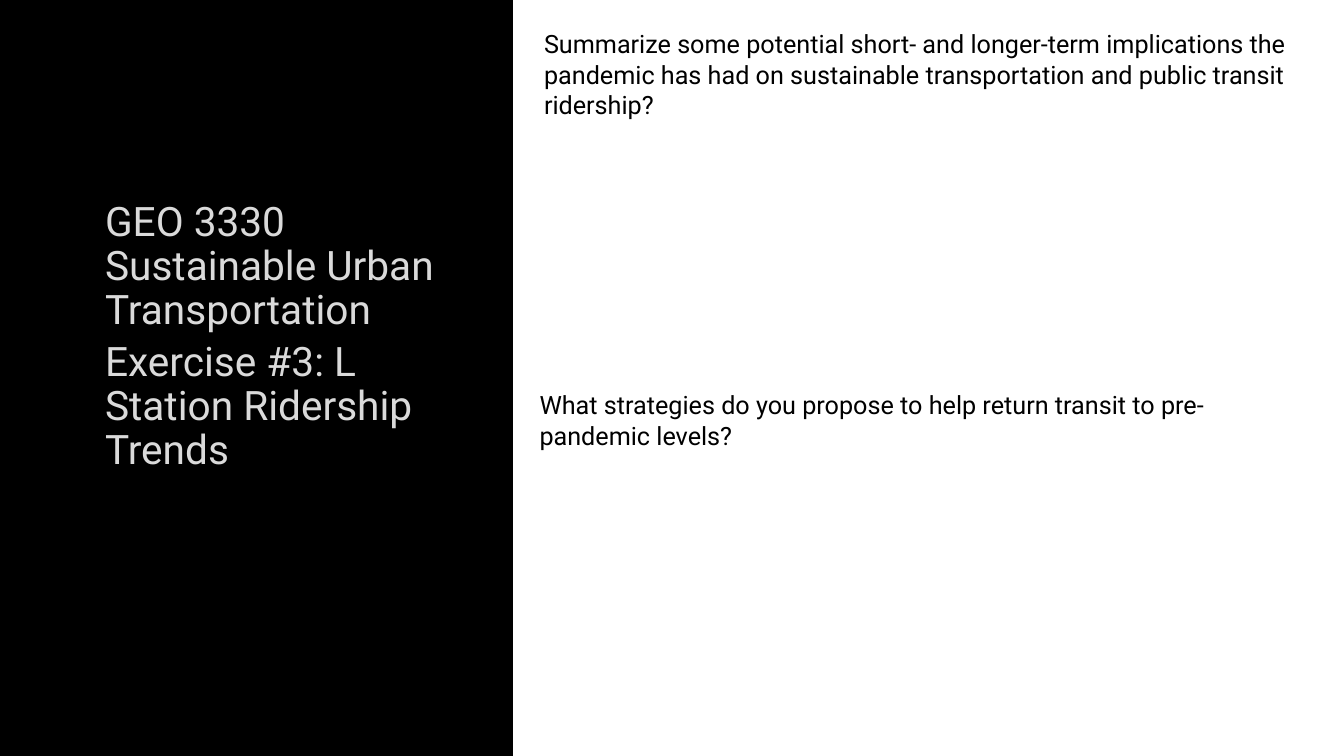
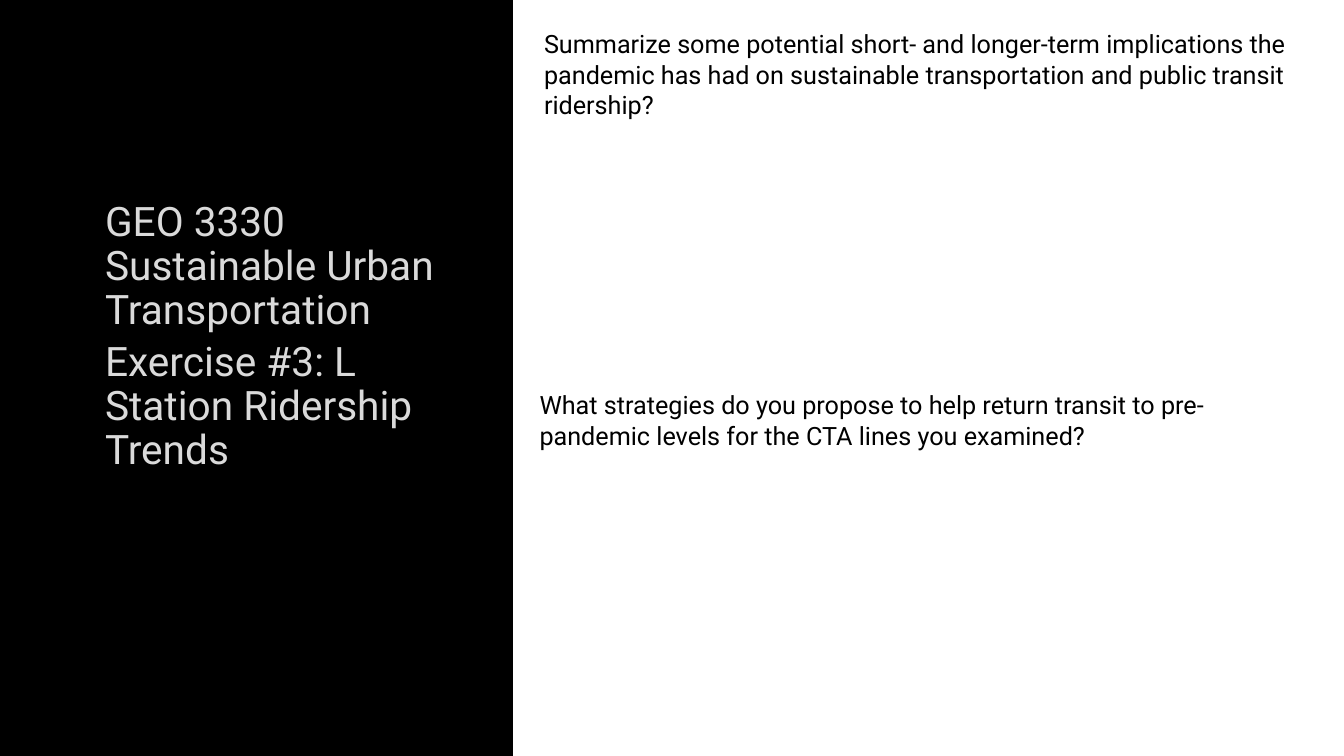
Before and after one commit to justenvirons/pedagogy, a slide deck: slide 6 of docs/exercises_transportation/slides/Exercise03_Template.pptx (slide 5 before the commit). Drawn at 1344x756 pixels with LibreOffice and Linux fonts; fonts in the diff are those of the drawing; background and template pictures are left out. Boxes give left, top, right and bottom in pixels: in the first picture for what was removed or moved away, otherwise in the second. Text is boxed around its words. In the diff, an @@ line names an element or a change of style, - is before the commit and + after.

```diff
--- a/docs/exercises_transportation/slides/Exercise03_Template.pptx
+++ b/docs/exercises_transportation/slides/Exercise03_Template.pptx
@@ text at bbox=[540, 395, 1204, 451]: text changed @@
-What strategies do you propose to help return transit to pre-pandemic levels?
+What strategies do you propose to help return transit to pre-pandemic levels for the CTA lines you examined?
```
Also in this commit, not shown: 4 other slides changed, 1 slide added, 1 other file.
